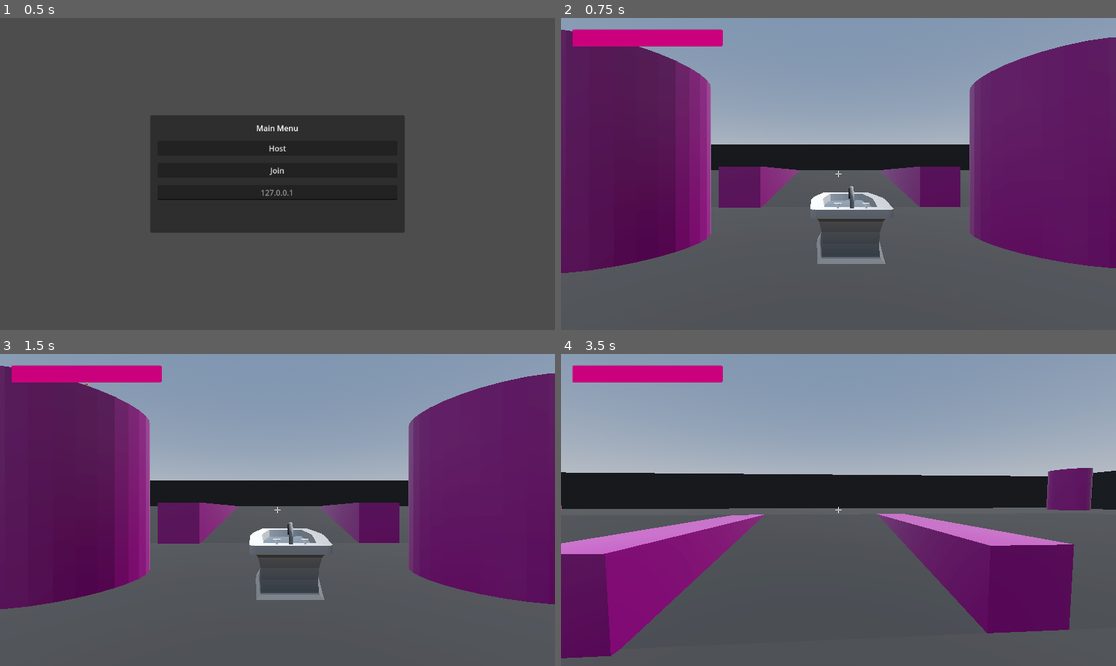
Above: before the commit, frames 1-4 (two rows, left to right).
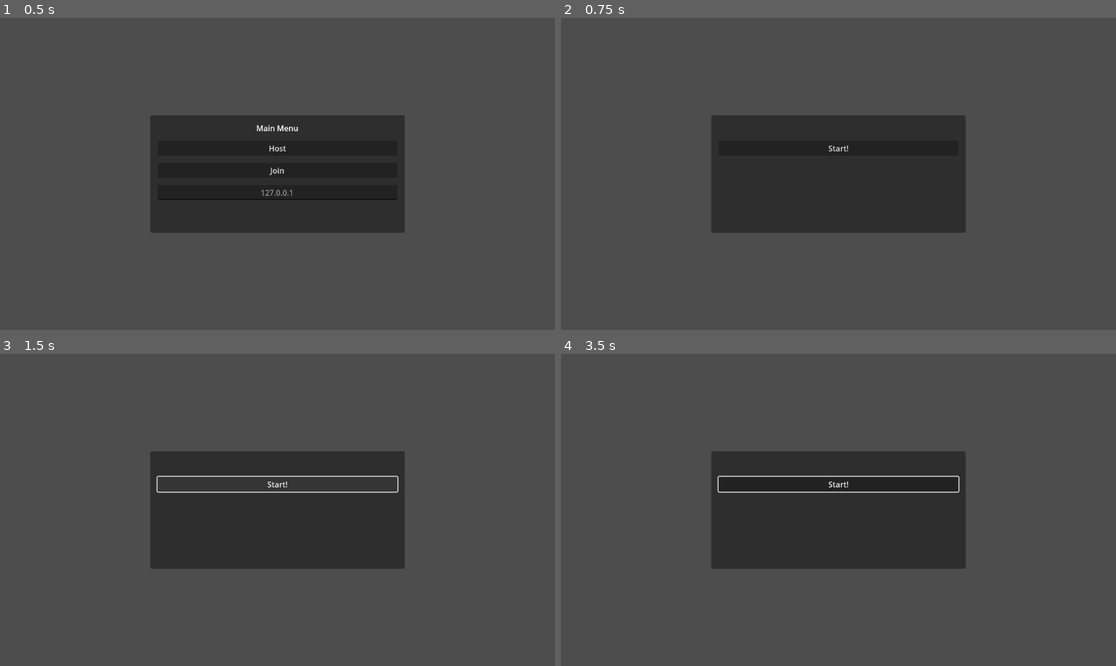
Above: after the commit, the same moments.

Repository: aidan-j-rhoden/plunger
Game: Godot game, scene res://menu/menu.tscn
Two runs of this game, one before a commit and one after it. Both use one fixed random seed, a clock stepped at 60 frames per second and the inputs below. Before the commit the project starts from res://world.tscn.
Inputs (mouse positions are in pixels of both pictures, inside the frame that each line leads up to):
- Up to frame 1 (0.5 s): no input
- Up to frame 2 (0.75 s): click "Host" at 0.5 s
- Up to frame 3 (1.5 s): click (277, 485) at 1.25 s, where only the run after the commit has a clickable "Start!"
- Up to frame 4 (3.5 s): click (838, 485) at 2 s, where only the run after the commit has a clickable "Start!"; tap Enter at 2.75 s; move the mouse to (866, 510) at 2.77 s; hold W (forward) from 2.78 s (still down); tap X (crouch) at 2.85 s; tap Space (jump) at 3.02 s

Frame 1 is identical in both runs. In frame 2, 69% of the frame differs, in the area x 0-100%, y 0-82%; in frame 3, 71%; in frame 4, 69%.

Commit message:
Begin work on a proper menu

Diff:
--- /dev/null
+++ b/menu/menu.gd
@@ -0,0 +1,109 @@
+extends Control
+
+@onready var main_menu = $MainMenu
+@onready var address = $MainMenu/MarginContainer/VBoxContainer/address
+@onready var ready_menu = $ReadyMenu
+
+const Player = preload("res://player/player.tscn")
+const test_level = preload("res://world.tscn")
+
+const PORT = 9999
+var upnp
+var make_upnp = false
+var enet_peer = ENetMultiplayerPeer.new()
+
+var player_list = []
+
+func _unhandled_input(_event):
+	if Input.is_action_just_pressed("quit"):
+		get_tree().quit()
+		if make_upnp:
+			assert(upnp.delete_port_mapping(PORT, "UDP") == 0, "Curses!  Dat network thingie done bamboozled me!")
+			assert(upnp.delete_port_mapping(PORT, "TCP") == 0, "Oh no!")
+
+
+func _ready():
+	main_menu.show()
+	ready_menu.hide()
+
+	if dedicated_server():
+		_on_host_pressed()
+
+
+func _on_host_pressed():
+	main_menu.hide()
+
+	if make_upnp:
+		upnp = UPNP.new()
+		var discover_result = upnp.discover()
+
+		if discover_result == UPNP.UPNP_RESULT_SUCCESS:
+			if upnp.get_gateway() and upnp.get_gateway().is_valid_gateway():
+				var map_result_udp = upnp.add_port_mapping(PORT, PORT, "godot_udp", "UDP", 0)
+				var map_result_tcp = upnp.add_port_mapping(PORT, PORT, "godot_tcp", "TCP", 0)
+				if not map_result_udp == UPNP.UPNP_RESULT_SUCCESS:
+					upnp.add_port_mapping(PORT, PORT, "", "UDP")
+				if not map_result_tcp == UPNP.UPNP_RESULT_SUCCESS:
+					upnp.add_port_mapping(PORT, PORT, "", "TCP")
+
+		var external_ip = upnp.query_external_address()
+		print(external_ip)
+
+	enet_peer.create_server(PORT)
+	multiplayer.multiplayer_peer = enet_peer
+	multiplayer.peer_connected.connect(add_player)
+	multiplayer.peer_disconnected.connect(remove_player)
+
+	if not dedicated_server():
+		player_list.append(multiplayer.get_unique_id())
+		update_player_list()
+
+	ready_menu.show()
+
+
+func _on_join_pressed():
+	main_menu.hide()
+
+	if address.text == "":
+		enet_peer.create_client("localhost", PORT)
+	else:
+		enet_peer.create_client(address.text, PORT)
+	multiplayer.multiplayer_peer = enet_peer
+
+	ready_menu.show()
+
+
+func add_player(peer_id):
+	player_list.append(peer_id)
+	update_player_list()
+
+
+func remove_player(peer_id):
+	player_list.erase(peer_id)
+	update_player_list()
+
+
+func dedicated_server():
+	return DisplayServer.get_name() == "headless" or OS.has_feature("dedicated_server")
+
+
+func _on_start_pressed():
+	pass # Replace with function body.
+
+
+@rpc("call_local")
+func update_player_list(list := []):
+	if list != []:
+		$ReadyMenu/MarginContainer/VBoxContainer/players.text = to_text_list(player_list)
+		if multiplayer.is_server():
+			for player in player_list:
+				update_player_list.rpc_id(player)
+	else:
+		$ReadyMenu/MarginContainer/VBoxContainer/players.text = to_text_list(list)
+
+
+func to_text_list(list):
+	var thingy = ""
+	for item in list:
+		thingy += str(item) + "\n"
+	return thingy
--- /dev/null
+++ b/menu/menu.tscn
@@ -0,0 +1,94 @@
+[gd_scene load_steps=2 format=3 uid="uid://g7jnq4sqs63k"]
+
+[ext_resource type="Script" path="res://menu/menu.gd" id="1_gwxu1"]
+
+[node name="menu" type="Control"]
+layout_mode = 3
+anchors_preset = 15
+anchor_right = 1.0
+anchor_bottom = 1.0
+grow_horizontal = 2
+grow_vertical = 2
+script = ExtResource("1_gwxu1")
+
+[node name="MainMenu" type="PanelContainer" parent="."]
+layout_mode = 1
+anchors_preset = 15
+anchor_right = 1.0
+anchor_bottom = 1.0
+offset_left = 312.0
+offset_top = 202.0
+offset_right = -312.0
+offset_bottom = -202.0
+grow_horizontal = 2
+grow_vertical = 2
+
+[node name="MarginContainer" type="MarginContainer" parent="MainMenu"]
+layout_mode = 2
+theme_override_constants/margin_left = 15
+theme_override_constants/margin_top = 15
+theme_override_constants/margin_right = 15
+theme_override_constants/margin_bottom = 15
+
+[node name="VBoxContainer" type="VBoxContainer" parent="MainMenu/MarginContainer"]
+layout_mode = 2
+theme_override_constants/separation = 15
+
+[node name="Label" type="Label" parent="MainMenu/MarginContainer/VBoxContainer"]
+layout_mode = 2
+text = "Main Menu"
+horizontal_alignment = 1
+
+[node name="Host" type="Button" parent="MainMenu/MarginContainer/VBoxContainer"]
+layout_mode = 2
+text = "Host"
+
+[node name="Join" type="Button" parent="MainMenu/MarginContainer/VBoxContainer"]
+layout_mode = 2
+text = "Join"
+
+[node name="address" type="LineEdit" parent="MainMenu/MarginContainer/VBoxContainer"]
+layout_mode = 2
+placeholder_text = "127.0.0.1"
+alignment = 1
+
+[node name="ReadyMenu" type="PanelContainer" parent="."]
+visible = false
+layout_mode = 1
+anchors_preset = 15
+anchor_right = 1.0
+anchor_bottom = 1.0
+offset_left = 312.0
+offset_top = 202.0
+offset_right = -312.0
+offset_bottom = -202.0
+grow_horizontal = 2
+grow_vertical = 2
+
+[node name="MarginContainer" type="MarginContainer" parent="ReadyMenu"]
+layout_mode = 2
+theme_override_constants/margin_left = 15
+theme_override_constants/margin_top = 15
+theme_override_constants/margin_right = 15
+theme_override_constants/margin_bottom = 15
+
+[node name="VBoxContainer" type="VBoxContainer" parent="ReadyMenu/MarginContainer"]
+layout_mode = 2
+theme_override_constants/separation = 15
+
+[node name="players" type="Label" parent="ReadyMenu/MarginContainer/VBoxContainer"]
+layout_mode = 2
+text = "plaer
+pawd
+asd
+qweta
+q4ywa"
+horizontal_alignment = 1
+
+[node name="Start" type="Button" parent="ReadyMenu/MarginContainer/VBoxContainer"]
+layout_mode = 2
+text = "Start!"
+
+[connection signal="pressed" from="MainMenu/MarginContainer/VBoxContainer/Host" to="." method="_on_host_pressed"]
+[connection signal="pressed" from="MainMenu/MarginContainer/VBoxContainer/Join" to="." method="_on_join_pressed"]
+[connection signal="pressed" from="ReadyMenu/MarginContainer/VBoxContainer/Start" to="." method="_on_start_pressed"]
--- a/project.godot
+++ b/project.godot
@@ -11,7 +11,7 @@
 [application]
 
 config/name="plunger"
-run/main_scene="res://world.tscn"
+run/main_scene="res://menu/menu.tscn"
 config/features=PackedStringArray("4.0", "Forward Plus")
 config/icon="res://plunger.png"
 
--- a/world.gd
+++ b/world.gd
@@ -1,68 +1,19 @@
 extends Node
 
-@onready var main_menu = $CanvasLayer/MainMenu
-@onready var address = $CanvasLayer/MainMenu/MarginContainer/VBoxContainer/address
+#@onready var main_menu = $CanvasLayer/MainMenu
+#@onready var address = $CanvasLayer/MainMenu/MarginContainer/VBoxContainer/address
 
 const Player = preload("res://player/player.tscn")
 
 const PORT = 9999
-var upnp
-var make_upnp = false
-var enet_peer = ENetMultiplayerPeer.new()
-
-func _unhandled_input(_event):
-	if Input.is_action_just_pressed("quit"):
-		get_tree().quit()
-		if make_upnp:
-			assert(upnp.delete_port_mapping(PORT, "UDP") == 0, "Curses!  Dat network thingie done bamboozled me!")
-			assert(upnp.delete_port_mapping(PORT, "TCP") == 0, "Oh no!")
 
 
 func _ready():
-	if make_upnp:
-		upnp = UPNP.new()
-		var discover_result = upnp.discover()
-
-		if discover_result == UPNP.UPNP_RESULT_SUCCESS:
-			if upnp.get_gateway() and upnp.get_gateway().is_valid_gateway():
-				var map_result_udp = upnp.add_port_mapping(PORT, PORT, "godot_udp", "UDP", 0)
-				var map_result_tcp = upnp.add_port_mapping(PORT, PORT, "godot_tcp", "TCP", 0)
-				if not map_result_udp == UPNP.UPNP_RESULT_SUCCESS:
-					upnp.add_port_mapping(PORT, PORT, "", "UDP")
-				if not map_result_tcp == UPNP.UPNP_RESULT_SUCCESS:
-					upnp.add_port_mapping(PORT, PORT, "", "TCP")
-
-		var external_ip = upnp.query_external_address()
-		print(external_ip)
-
-	if dedicated_server():
-		_on_host_pressed()
+	pass
 
 
 #func _process(delta):
 #	$DirectionalLight3D.rotation_degrees.x += delta * 2
-
-
-func _on_host_pressed():
-	main_menu.hide()
-
-	enet_peer.create_server(PORT)
-	multiplayer.multiplayer_peer = enet_peer
-	multiplayer.peer_connected.connect(add_player)
-	multiplayer.peer_disconnected.connect(remove_player)
-
-	if not dedicated_server():
-		add_player(multiplayer.get_unique_id())
-
-
-func _on_join_pressed():
-	main_menu.hide()
-
-	if address.text == "":
-		enet_peer.create_client("localhost", PORT)
-	else:
-		enet_peer.create_client(address.text, PORT)
-	multiplayer.multiplayer_peer = enet_peer
 
 
 func add_player(peer_id):
--- a/world.tscn
+++ b/world.tscn
@@ -1,10 +1,11 @@
-[gd_scene load_steps=9 format=3 uid="uid://dm7gtcyppp7f"]
+[gd_scene load_steps=10 format=3 uid="uid://dm7gtcyppp7f"]
 
 [ext_resource type="PackedScene" uid="uid://dotxdbaybd76t" path="res://maps/map_test.tscn" id="1_6vnut"]
 [ext_resource type="Script" path="res://world.gd" id="1_e1bef"]
-[ext_resource type="PackedScene" uid="uid://dpqa5035qea5" path="res://weapons/plunger/plunger.tscn" id="3_k5ba5"]
+[ext_resource type="PackedScene" uid="uid://cyw5kejlrn5ym" path="res://weapons/plunger/plunger.tscn" id="3_k5ba5"]
 [ext_resource type="PackedScene" uid="uid://dn5h7wy4ux8tm" path="res://weapons/toilet/toilet.tscn" id="4_71pki"]
 [ext_resource type="PackedScene" uid="uid://bqkim1sb15d83" path="res://weapons/bathtub/bathtub.tscn" id="5_73xkf"]
+[ext_resource type="PackedScene" uid="uid://ckf6i1wjbni8m" path="res://weapons/hairspray/hairspray.tscn" id="6_om4tj"]
 
 [sub_resource type="ProceduralSkyMaterial" id="ProceduralSkyMaterial_0gi5l"]
 sky_horizon_color = Color(0.64625, 0.65575, 0.67075, 1)
@@ -34,48 +35,6 @@
 
 [node name="players" type="Node" parent="."]
 
-[node name="CanvasLayer" type="CanvasLayer" parent="."]
-
-[node name="MainMenu" type="PanelContainer" parent="CanvasLayer"]
-anchors_preset = 15
-anchor_right = 1.0
-anchor_bottom = 1.0
-offset_left = 312.0
-offset_top = 202.0
-offset_right = -312.0
-offset_bottom = -202.0
-grow_horizontal = 2
-grow_vertical = 2
-
-[node name="MarginContainer" type="MarginContainer" parent="CanvasLayer/MainMenu"]
-layout_mode = 2
-theme_override_constants/margin_left = 15
-theme_override_constants/margin_top = 15
-theme_override_constants/margin_right = 15
-theme_override_constants/margin_bottom = 15
-
-[node name="VBoxContainer" type="VBoxContainer" parent="CanvasLayer/MainMenu/MarginContainer"]
-layout_mode = 2
-theme_override_constants/separation = 15
-
-[node name="Label" type="Label" parent="CanvasLayer/MainMenu/MarginContainer/VBoxContainer"]
-layout_mode = 2
-text = "Main Menu"
-horizontal_alignment = 1
-
-[node name="Host" type="Button" parent="CanvasLayer/MainMenu/MarginContainer/VBoxContainer"]
-layout_mode = 2
-text = "Host"
-
-[node name="Join" type="Button" parent="CanvasLayer/MainMenu/MarginContainer/VBoxContainer"]
-layout_mode = 2
-text = "Join"
-
-[node name="address" type="LineEdit" parent="CanvasLayer/MainMenu/MarginContainer/VBoxContainer"]
-layout_mode = 2
-placeholder_text = "127.0.0.1"
-alignment = 1
-
 [node name="PlayerSpawner" type="MultiplayerSpawner" parent="."]
 _spawnable_scenes = PackedStringArray("res://player/player.tscn")
 spawn_path = NodePath("../players")
@@ -88,20 +47,23 @@
 [node name="toilet" parent="weapons" instance=ExtResource("4_71pki")]
 transform = Transform3D(1, 0, 0, 0, 1, 0, 0, 0, 1, 4.79488, -9.53674e-07, -0.119255)
 
-[node name="plunger3" parent="weapons" instance=ExtResource("3_k5ba5")]
-transform = Transform3D(1, 0, 0, 0, 1, 0, 0, 0, 1, -5.21136, 12.9487, -4.66694)
-mass = 0.2
-
-[node name="plunger2" parent="weapons" instance=ExtResource("3_k5ba5")]
-transform = Transform3D(1, 0, 0, 0, 1, 0, 0, 0, 1, -4.40587, 9.59132, 0.196003)
-mass = 0.2
-
-[node name="plunger" parent="weapons" instance=ExtResource("3_k5ba5")]
-transform = Transform3D(1, 0, 0, 0, 1, 0, 0, 0, 1, -0.521027, 7.33992, 1.8598)
-mass = 0.2
-
 [node name="bathtub" parent="weapons" instance=ExtResource("5_73xkf")]
 transform = Transform3D(0.5, 0, 0, 0, 0.5, 0, 0, 0, 0.5, 0.233209, -9.53674e-07, -5.10943)
 
-[connection signal="pressed" from="CanvasLayer/MainMenu/MarginContainer/VBoxContainer/Host" to="." method="_on_host_pressed"]
-[connection signal="pressed" from="CanvasLayer/MainMenu/MarginContainer/VBoxContainer/Join" to="." method="_on_join_pressed"]
+[node name="hairspray" parent="." instance=ExtResource("6_om4tj")]
+transform = Transform3D(1, 0, 0, 0, 1, 0, 0, 0, 1, 1.31415, 3.57353, -0.333824)
+
+[node name="hairspray2" parent="." instance=ExtResource("6_om4tj")]
+transform = Transform3D(0.80912, 0.587644, 0, -0.587644, 0.80912, 0, 0, 0, 1, 2.96892, 3.85473, -1.30462)
+
+[node name="plunger" parent="." instance=ExtResource("3_k5ba5")]
+transform = Transform3D(1, 0, 0, 0, 1, 0, 0, 0, 1, -2.02054, 17.3069, 0.986854)
+
+[node name="plunger2" parent="." instance=ExtResource("3_k5ba5")]
+transform = Transform3D(1, 0, 0, 0, 1, 0, 0, 0, 1, -16.8357, 9.97159, 12.6482)
+
+[node name="plunger3" parent="." instance=ExtResource("3_k5ba5")]
+transform = Transform3D(1, 0, 0, 0, 1, 0, 0, 0, 1, 5.31203, 7.98131, 6.90299)
+
+[node name="plunger4" parent="." instance=ExtResource("3_k5ba5")]
+transform = Transform3D(1, 0, 0, 0, 1, 0, 0, 0, 1, -2.2692, 12.3417, 5.90595)
